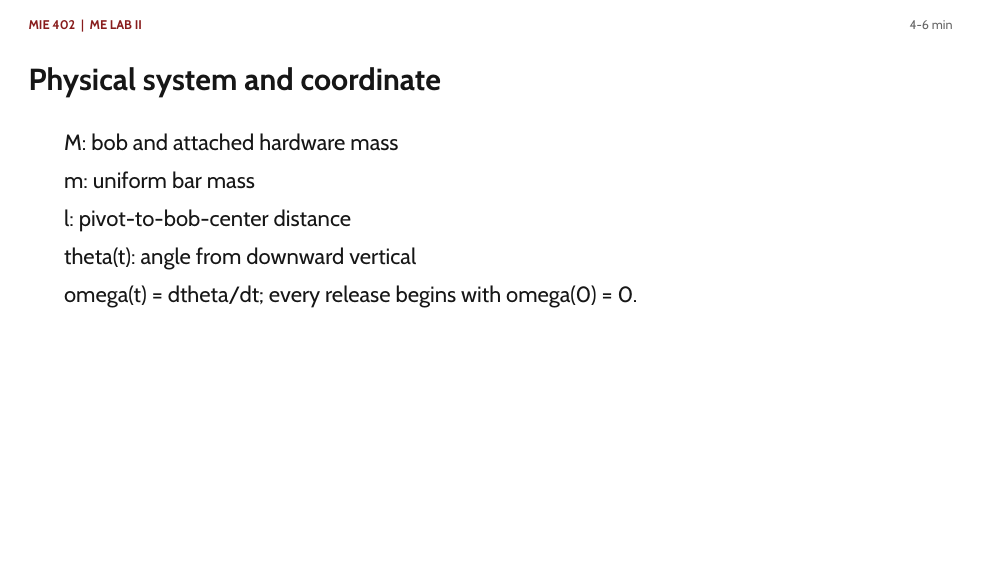
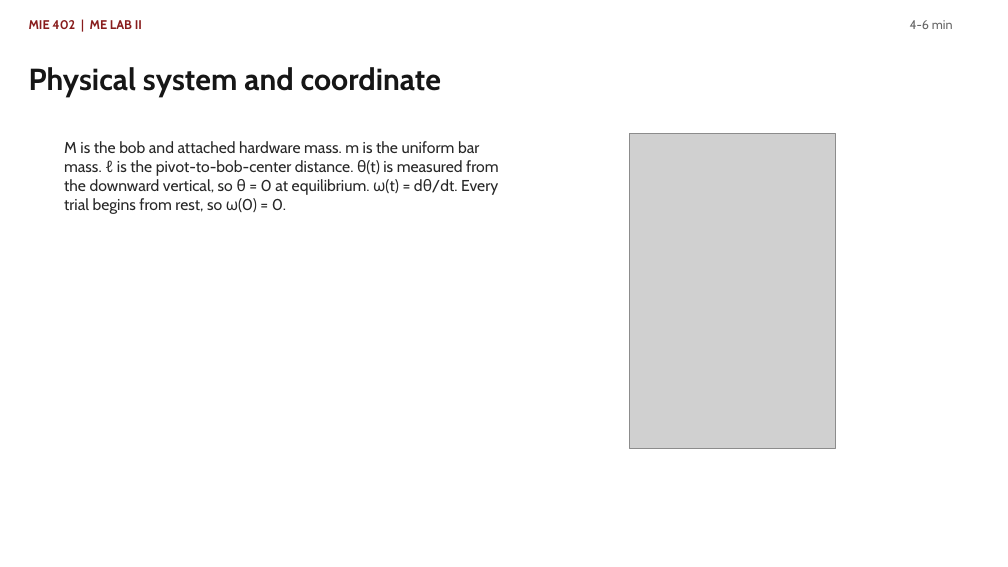
Before and after one commit to Ehsan-Roohi/MIE402-Lab, a slide deck: slide 3 of site/docs/MIE402_Lecture03_Single_Pendulum_PreLab2_Fall2026.pptx. Drawn at 1008x567 pixels with LibreOffice and Linux fonts; fonts in the diff are those of the drawing; grey boxes stand for pictures. Boxes give left, top, right and bottom in pixels: in the first picture for what was removed or moved away, otherwise in the second. Text is boxed around its words. In the diff, an @@ line names an element or a change of style, - is before the commit and + after.

```diff
--- a/site/docs/MIE402_Lecture03_Single_Pendulum_PreLab2_Fall2026.pptx
+++ b/site/docs/MIE402_Lecture03_Single_Pendulum_PreLab2_Fall2026.pptx
@@ text at [64,141,499,214]: text changed; size 21 to 15 pt; text colour #161616 to #282828 @@
-M: bob and attached hardware mass
-m: uniform bar mass
-l: pivot-to-bob-center distance
-theta(t): angle from downward vertical
-omega(t) = dtheta/dt; every release begins with omega(0) = 0.
+M is the bob and attached hardware mass. m is the uniform bar mass. ℓ is the pivot-to-bob-center distance. θ(t) is measured from the downward vertical, so θ = 0 at equilibrium. ω(t) = dθ/dt. Every trial begins from rest, so ω(0) = 0.
@@ picture added at [630,134,836,449] @@
```
Also in this commit, not shown: 6 other slides changed, 1 other file.
